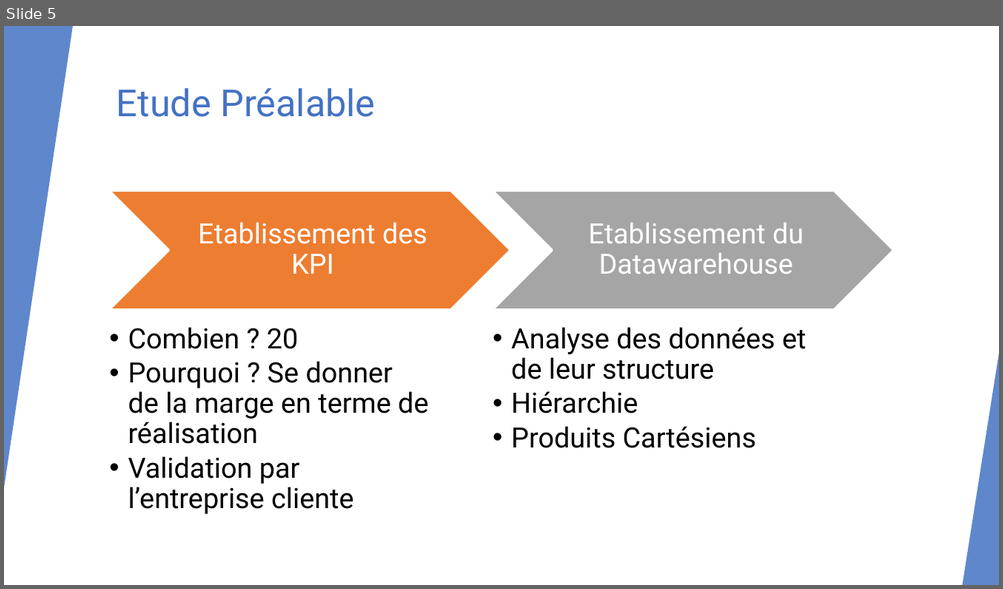
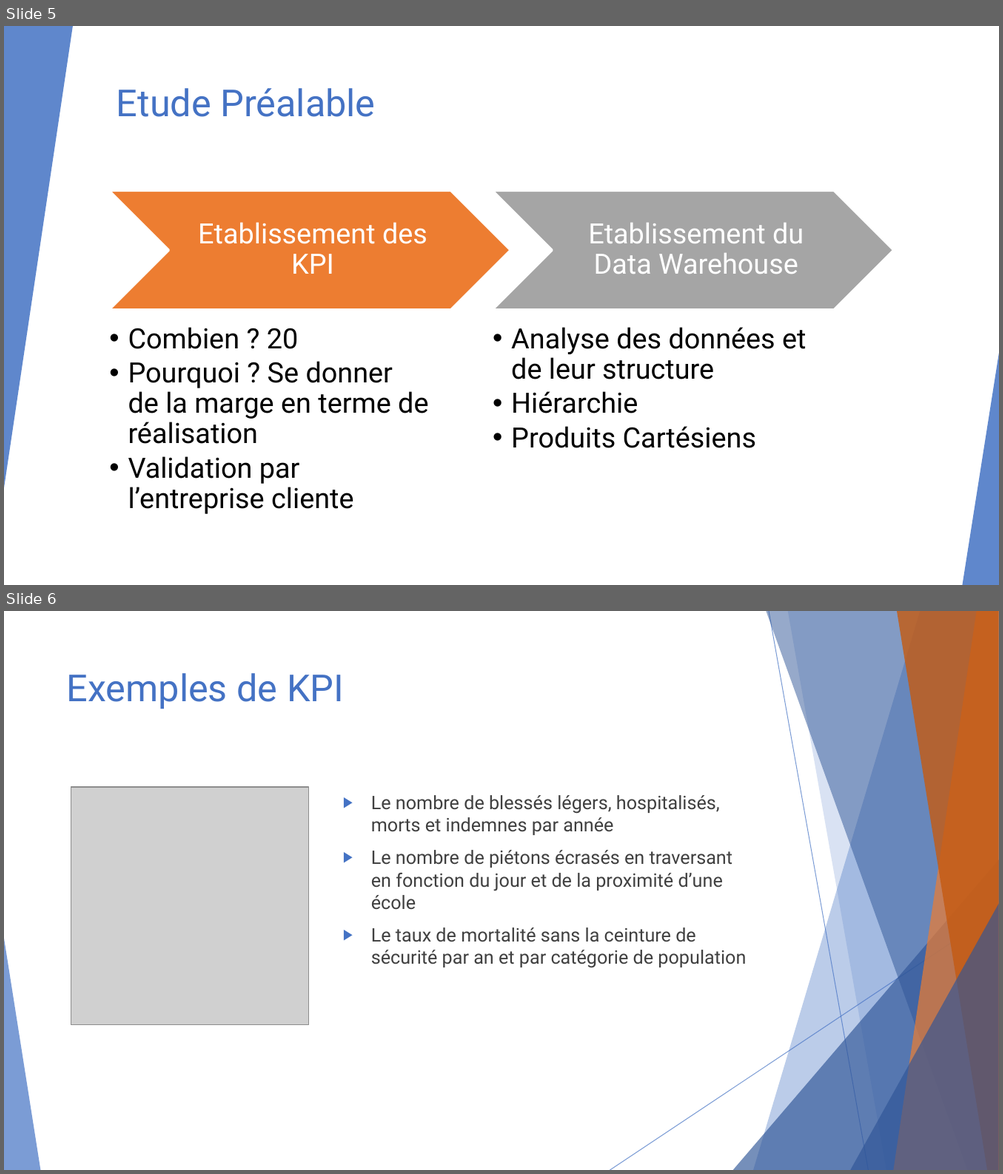
Before and after one commit to ThomasGille/Projet-BI, a slide deck: Ressources/Soutenance Projet-BI.pptx. Shown one above the other, each under a label of ours: slide 5 before the commit, slides 5 and 6 after it. The pictures are 1003x589 and 1003x1174 pixels, drawn with LibreOffice and Linux fonts; fonts in the diff are those of the drawing; grey boxes stand for pictures. Boxes give left, top, right and bottom in pixels: in the first picture for what was removed or moved away, otherwise in the second. Text is boxed around its words. In the diff, an @@ line names an element or a change of style, - is before the commit and + after.

```diff
--- a/Ressources/Soutenance Projet-BI.pptx
+++ b/Ressources/Soutenance Projet-BI.pptx
@@ slide 6 added at [4,611,999,1170], background #FFFFFF; not listed: 10 template elements that a slide beside it also shows @@
@@ title added at [67,673,344,709], 36 pt, text #4472C4 @@
+Exemples de KPI
@@ picture added at [71,787,308,1025] @@
@@ text added at [371,795,745,968], 18 pt, text #404040 @@
+▶ Le nombre de blessés légers, hospitalisés, morts et indemnes par année
+▶ Le nombre de piétons écrasés en traversant en fonction du jour et de la proximité d’une école
+▶ Le taux de mortalité sans la ceinture de sécurité par an et par catégorie de population
@@ slide 5 changed as well @@
@@ text at [588,223,803,274]: text changed @@
-Etablissement du Datawarehouse
+Etablissement du Data Warehouse
```
Also in this commit, not shown: 4 other slides changed, 7 other slides added, 1 slide removed, 4 other files.
